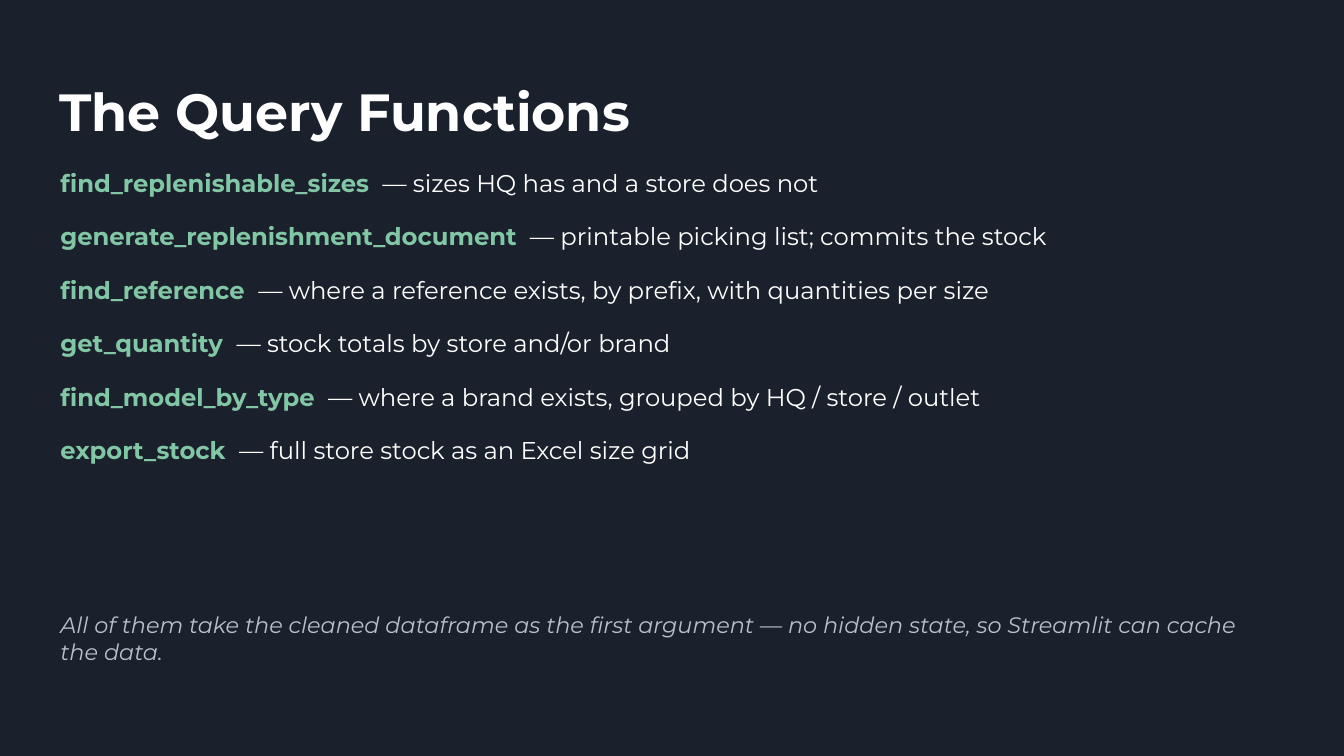
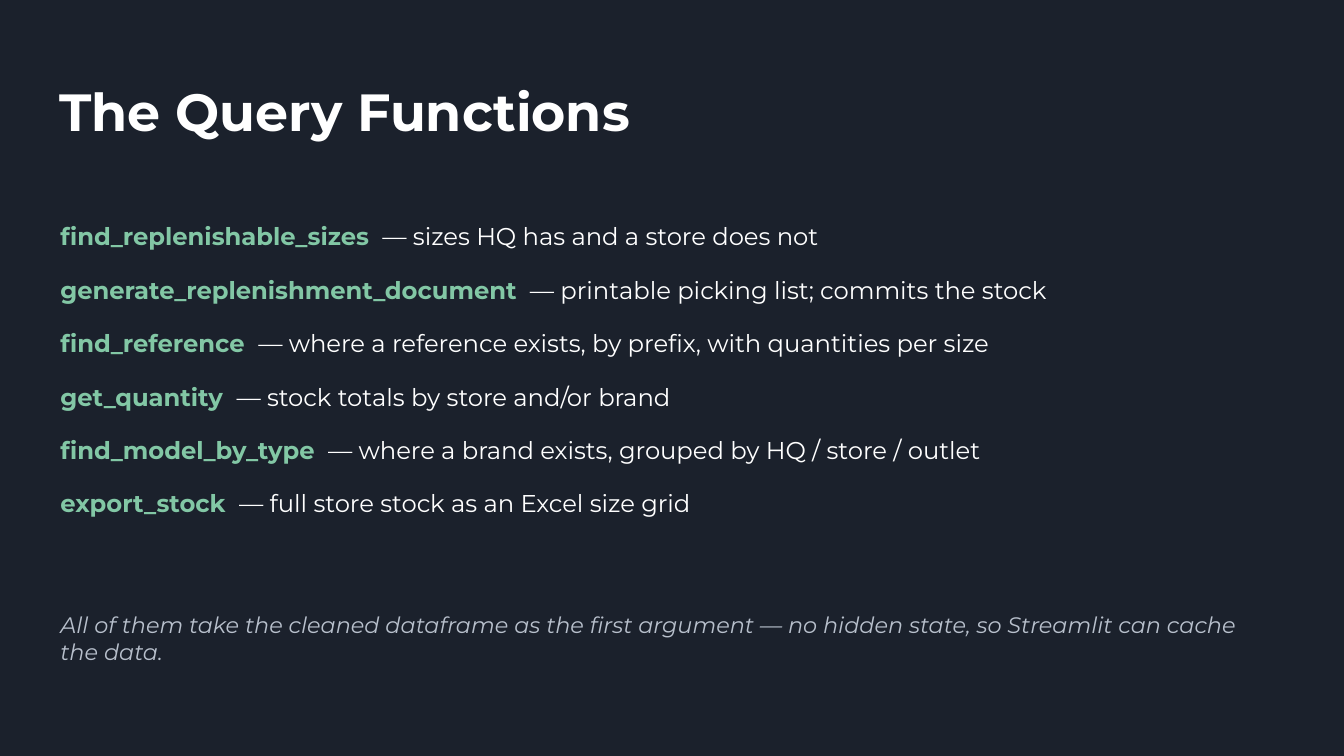
Before and after one commit to nelsonp55/stock-replenishment-assistant, a slide deck: slide 12 of presentation/presentation.pptx (slide 10 before the commit). Drawn at 1344x756 pixels with LibreOffice and Linux fonts; fonts in the diff are those of the drawing. Boxes give left, top, right and bottom in pixels: in the first picture for what was removed or moved away, otherwise in the second. Text is boxed around its words. In the diff, an @@ line names an element or a change of style, - is before the commit and + after.

```diff
--- a/presentation/presentation.pptx
+++ b/presentation/presentation.pptx
@@ text "find_replenishable_sizes — sizes HQ has ...": place and size @@
-text "find_replenishable_sizes — sizes HQ has ..." at [60, 173, 1046, 464]
+text "find_replenishable_sizes — sizes HQ has ..." at [60, 226, 1046, 517]
```
Also in this commit, not shown: 7 other slides changed, 5 slides added, 3 slides removed, 5 other files.
